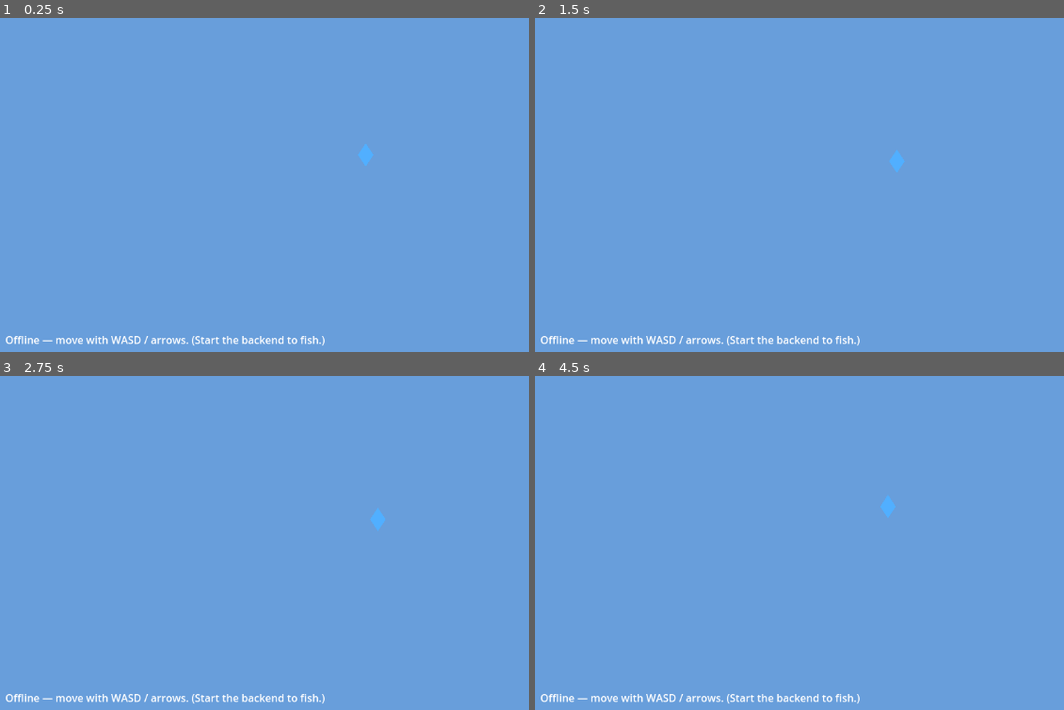
Above: before the commit, frames 1-4 (two rows, left to right).
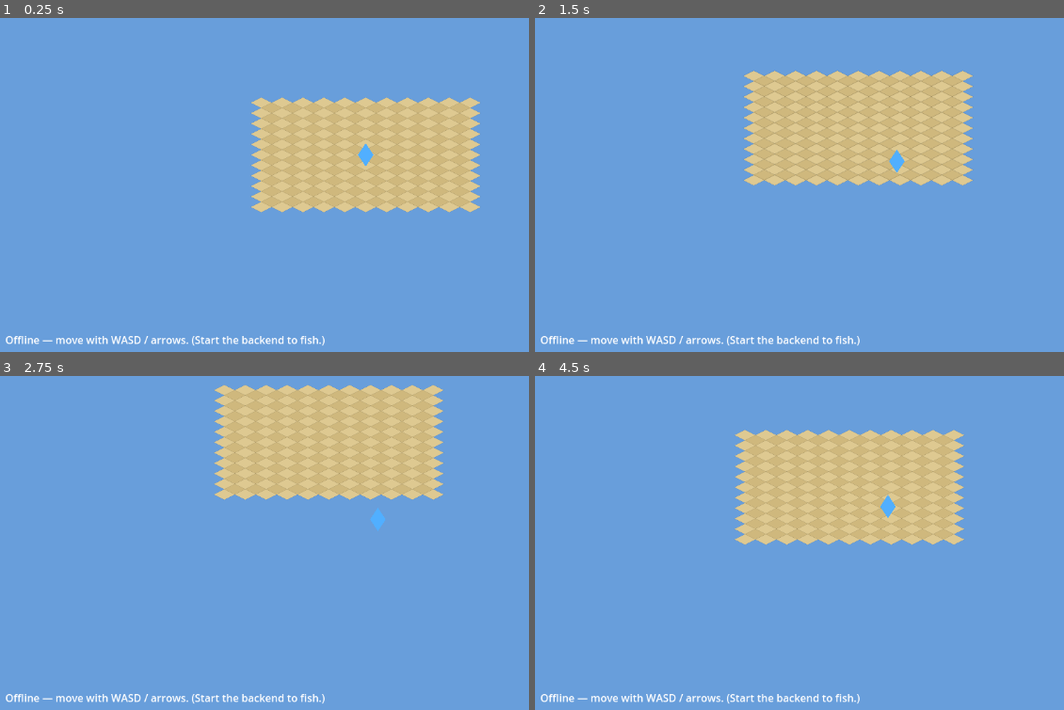
Above: after the commit, the same moments.

Repository: ClaudeDevs/SkyNomads
Game: Godot game, scene res://scenes/world.tscn
Two runs of this game, one before a commit and one after it. Both use one fixed random seed, a clock stepped at 60 frames per second and the inputs below.
Inputs:
- Up to frame 1 (0.25 s): no input
- Up to frame 2 (1.5 s): tap Enter at 0.5 s; hold D (move_right) 0.53-1.28 s; tap E (interact) at 0.6, 1.35 s; hold S (move_down) from 1.28 s (still down)
- Up to frame 3 (2.75 s): release S (move_down) at 2.03 s; hold D (move_right) from 2.03 s (still down); tap E (interact) at 2.1 s
- Up to frame 4 (4.5 s): release D (move_right) at 2.78 s; hold W (move_up) 2.78-3.53 s; tap E (interact) at 2.85, 3.6, 4.35 s; hold A (move_left) from 3.53 s (still down)

The runs differ from the first frame. In frame 1, 14% of the frame differs, in the area x 47-91%, y 23-59%; in frame 2, 14%; in frame 3, 14%, in the area x 40-84%, y 2-38%; in frame 4, 14%.

Commit message:
Add files via upload

Diff:
--- a/client/scenes/world.tscn
+++ b/client/scenes/world.tscn
@@ -6,6 +6,7 @@
 [ext_resource type="PackedScene" path="res://scenes/entities/remote_player.tscn" id="4_remote"]
 [ext_resource type="Script" path="res://scripts/systems/resource_manager.gd" id="5_resmgr"]
 [ext_resource type="PackedScene" path="res://scenes/entities/resource_node.tscn" id="6_node"]
+[ext_resource type="Script" path="res://scripts/systems/iso_ground.gd" id="7_ground"]
 
 [node name="World" type="Node2D"]
 script = ExtResource("1_boot")
@@ -17,6 +18,9 @@
 anchor_right = 1.0
 anchor_bottom = 1.0
 color = Color(0.41, 0.62, 0.86, 1)
+
+[node name="IsoGround" type="Node2D" parent="."]
+script = ExtResource("7_ground")
 
 [node name="Player" parent="." instance=ExtResource("2_player")]
 
--- /dev/null
+++ b/client/scripts/systems/iso.gd
@@ -0,0 +1,26 @@
+class_name Iso
+extends RefCounted
+
+## The ONE place world<->screen isometric conversion lives (CLAUDE.md §5).
+## Tile is 32x16 (2:1 diamond). Never inline this math elsewhere.
+
+const TILE_WIDTH := 32
+const TILE_HEIGHT := 16
+
+
+## Grid cell (can be fractional) -> screen-space pixels.
+static func grid_to_screen(cell: Vector2) -> Vector2:
+	return Vector2(
+		(cell.x - cell.y) * TILE_WIDTH * 0.5,
+		(cell.x + cell.y) * TILE_HEIGHT * 0.5
+	)
+
+
+## Screen-space pixels -> grid cell (fractional).
+static func screen_to_grid(pos: Vector2) -> Vector2:
+	var half_w := TILE_WIDTH * 0.5
+	var half_h := TILE_HEIGHT * 0.5
+	return Vector2(
+		(pos.x / half_w + pos.y / half_h) * 0.5,
+		(pos.y / half_h - pos.x / half_w) * 0.5
+	)
--- /dev/null
+++ b/client/scripts/systems/iso_ground.gd
@@ -0,0 +1,35 @@
+extends Node2D
+class_name IsoGround
+
+## Draws a diamond-shaped isometric "sky island" floor out of 32x16 tiles, so
+## the world has a visible surface to move across (and looks island-ish).
+## Placeholder rendering — swap for a TileMapLayer + real tileset art later.
+
+@export var radius: int = 10  # island size, in tiles, from the centre
+
+const COLOR_LIGHT := Color(0.87, 0.79, 0.57)  # sand
+const COLOR_DARK := Color(0.81, 0.72, 0.49)
+const COLOR_EDGE := Color(0.0, 0.0, 0.0, 0.06)
+
+
+func _draw() -> void:
+	# Draw back-to-front so nothing matters for these flat tiles, but keep the
+	# diamond island shape: |gx| + |gy| <= radius.
+	for gx in range(-radius, radius + 1):
+		for gy in range(-radius, radius + 1):
+			if abs(gx) + abs(gy) > radius:
+				continue
+			_draw_tile(Iso.grid_to_screen(Vector2(gx, gy)), (gx + gy) % 2 == 0)
+
+
+func _draw_tile(center: Vector2, light: bool) -> void:
+	var hw := Iso.TILE_WIDTH * 0.5
+	var hh := Iso.TILE_HEIGHT * 0.5
+	var pts := PackedVector2Array([
+		center + Vector2(0, -hh),
+		center + Vector2(hw, 0),
+		center + Vector2(0, hh),
+		center + Vector2(-hw, 0),
+	])
+	draw_colored_polygon(pts, COLOR_LIGHT if light else COLOR_DARK)
+	draw_polyline(PackedVector2Array([pts[0], pts[1], pts[2], pts[3], pts[0]]), COLOR_EDGE, 1.0)
Not shown: 1 places in client/scenes/world.tscn that only renumber resources
Not shown, changed: README.md
